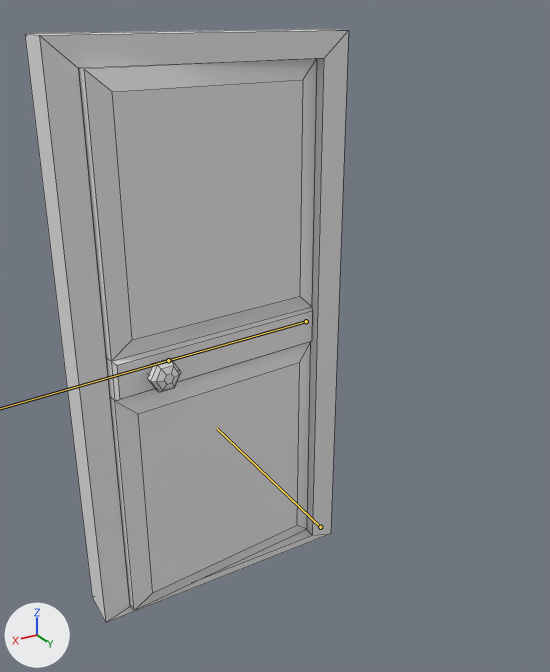
The FBX model Push-Corgi/Assets/Models/Door/SK_Door.fbx, before and after one commit.
Before and after are seen from a 50 mm lens placed at (1.58, 2.24, 2.05), pointed at (0.43, 0.32, 1.09). The axes (+X, +Y, +Z) are drawn at lower left. The lights are the same throughout. Both versions are drawn at frame 4 of the action 'DoorArmature|Opening'; the numbers are the values there. The bones that bend it are drawn over the model as lines. Mesh edges are drawn as thin lines.

The first picture shows 'Door'.
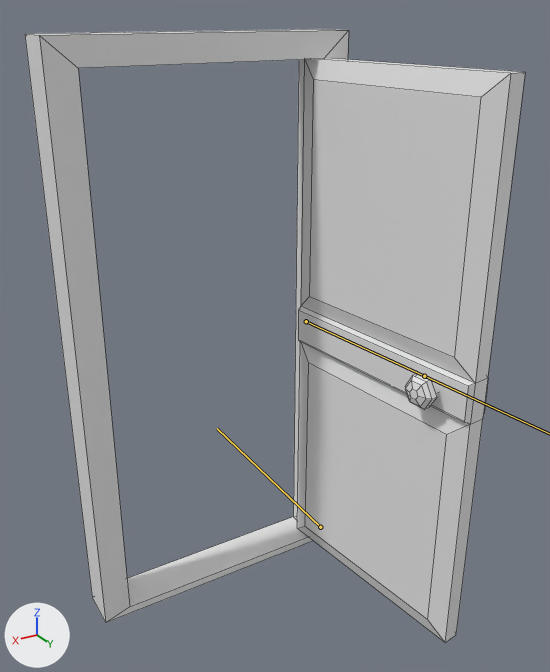
Boxes [x1, y1, x2, y2] around the edits, measured in the pictures (550 x 672 px):
'Door', posed (54% wider)
    before: [25, 29, 349, 623]
    after: [25, 29, 525, 643]
bone 'DOOR', root to tip
    before: (306, 321) to (168, 360)
    after: (306, 321) to (424, 376)

The change, as a diff of the scene's bpy script:
```diff
--- a/Push-Corgi/Assets/Models/Door/SK_Door.fbx.py
+++ b/Push-Corgi/Assets/Models/Door/SK_Door.fbx.py
@@ bone_door @@
 bone_door = bpy.data.objects['DoorArmature'].pose.bones['DOOR']  # child of 'ROOT'
-bone_door.rotation_quaternion = (0.999, 0.0, 0.0, 0.047)  # degrees (0, 0, 5)
+bone_door.rotation_quaternion = (0.662, 0.0, 0.0, 0.749)  # degrees (0, 0, 97)
```
